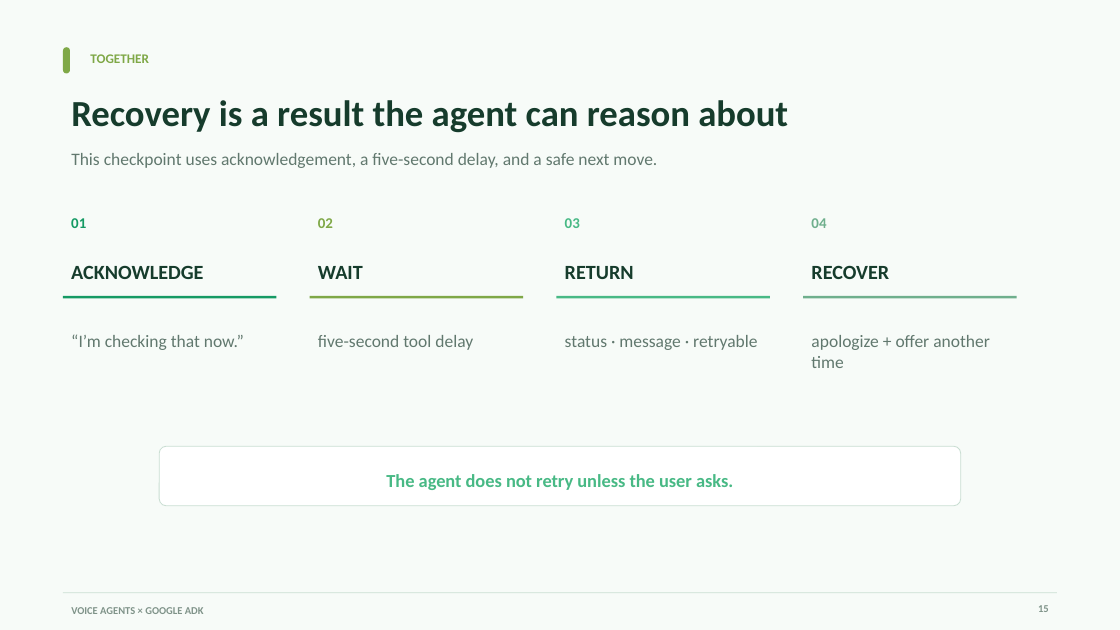
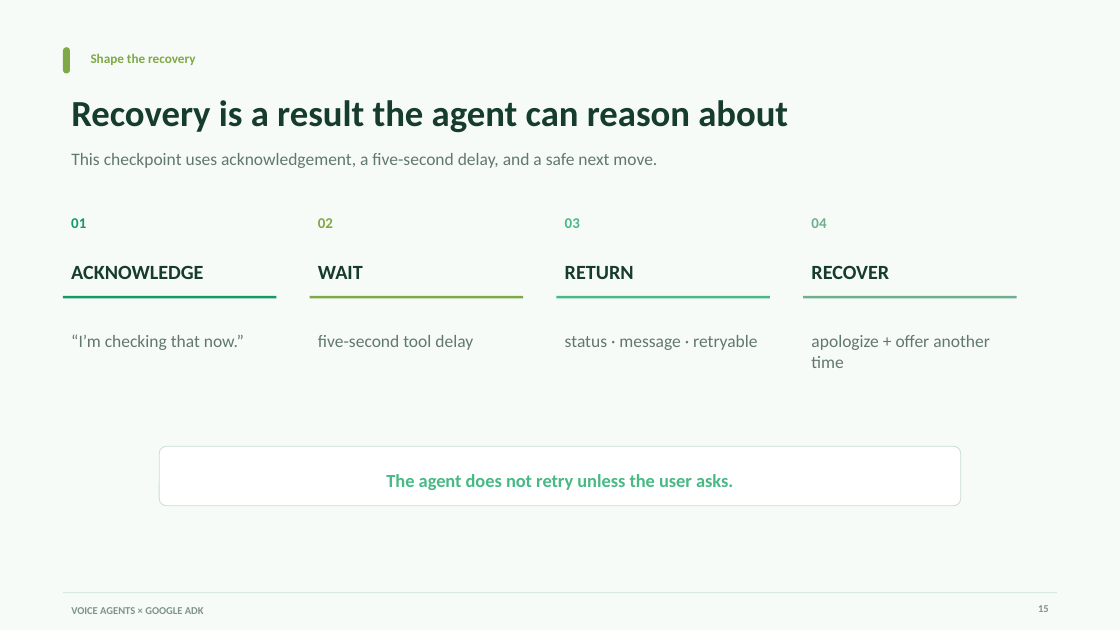
Before and after one commit to aswincsekar/adk-voice-workshop, a slide deck: slide 15 of slides/google-adk-voice-agents-workshop.pptx. Drawn at 1120x630 pixels with LibreOffice and Linux fonts; fonts in the diff are those of the drawing. Boxes give left, top, right and bottom in pixels: in the first picture for what was removed or moved away, otherwise in the second. Text is boxed around its words. In the diff, an @@ line names an element or a change of style, - is before the commit and + after.

```diff
--- a/slides/google-adk-voice-agents-workshop.pptx
+++ b/slides/google-adk-voice-agents-workshop.pptx
@@ text at [91,53,195,65]: text changed @@
-TOGETHER
+Shape the recovery
```
Also in this commit, not shown: 17 other slides changed.
